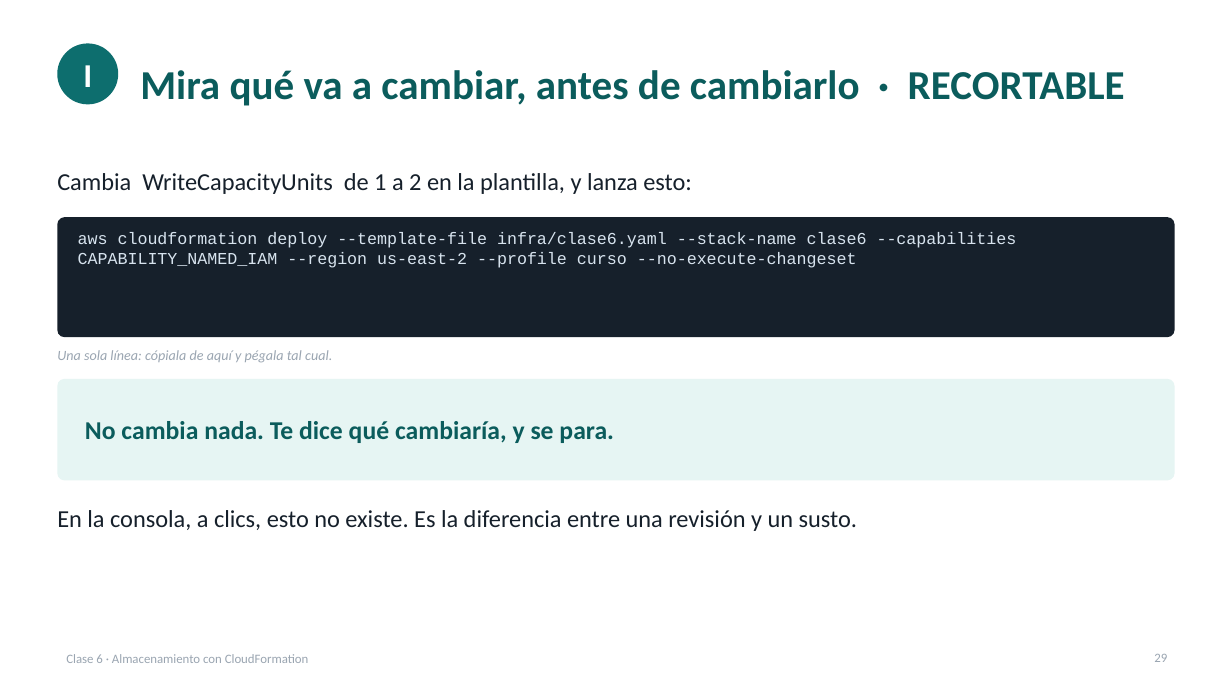
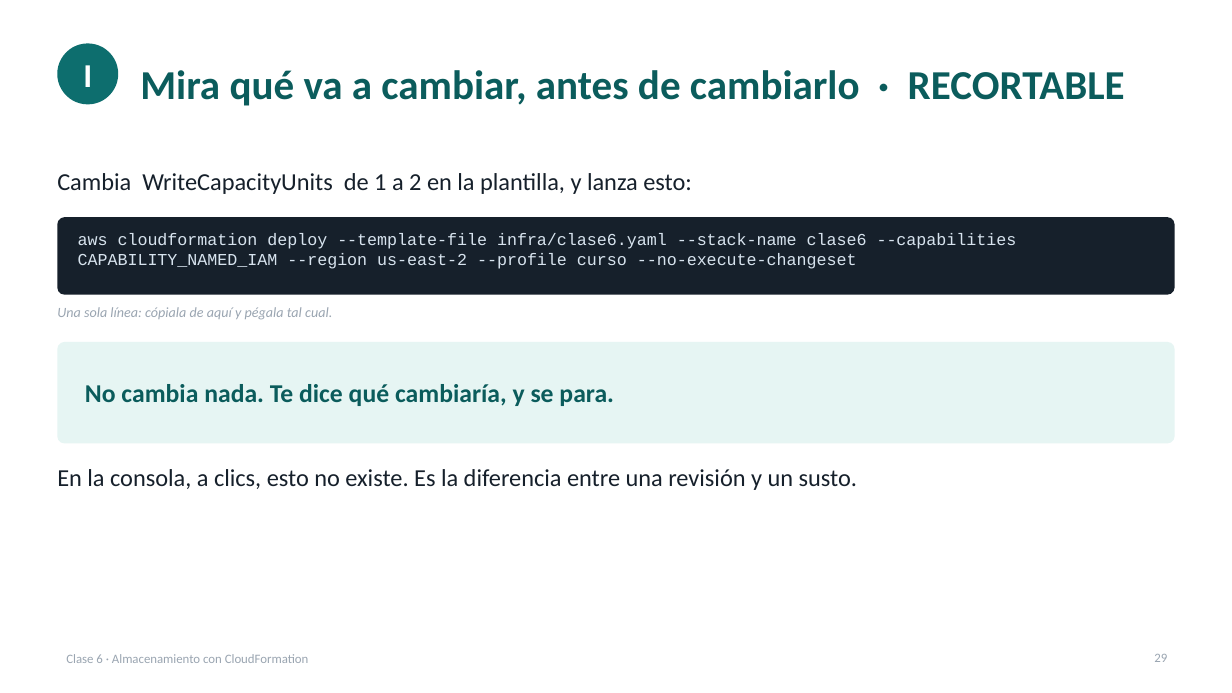
Before and after one commit to cesaraul/IOT_DEVELOPER_AWS, a slide deck: slide 29 of docs/clases/clase-06-almacenamiento-y-cloudformation.pptx. Drawn at 1232x693 pixels with LibreOffice and Linux fonts; fonts in the diff are those of the drawing. Boxes give left, top, right and bottom in pixels: in the first picture for what was removed or moved away, otherwise in the second. Text is boxed around its words. In the diff, an @@ line names an element or a change of style, - is before the commit and + after.

Commit message:
Ajustar las cajas de comando de la clase 6
Tenian altura fija y la mayoria salia medio vacia: en once diapositivas
quedaba un hueco oscuro bajo el texto. Ahora la altura se calcula a
partir del propio comando -medido sobre el render, a 13pt en Consolas
entran unos 105 caracteres por linea- y las cajas de salida se ajustan
contando sus saltos de linea.

Reflujo del contenido que iba debajo en esas diapositivas. Revisadas las
33 otra vez: validacion correcta y sin solapes ni desbordes.

```diff
--- a/docs/clases/clase-06-almacenamiento-y-cloudformation.pptx
+++ b/docs/clases/clase-06-almacenamiento-y-cloudformation.pptx
@@ rounded rectangle: place and size @@
-rounded rectangle at box(57, 217, 1175, 337)
+rounded rectangle at box(57, 217, 1175, 295)
@@ rounded rectangle at box(57, 217, 1175, 295): proportions changed @@
@@ text "Una sola línea: cópiala de ...": place and size @@
-text "Una sola línea: cópiala de ..." at box(57, 350, 332, 362)
+text "Una sola línea: cópiala de ..." at box(57, 307, 332, 319)
@@ rounded rectangle: place and size @@
-rounded rectangle at box(57, 379, 1175, 481)
+rounded rectangle at box(57, 342, 1175, 444)
@@ text "No cambia nada. Te dice ...": place and size @@
-text "No cambia nada. Te dice ..." at box(85, 421, 614, 443)
+text "No cambia nada. Te dice ..." at box(85, 384, 614, 406)
@@ text "En la consola, a clics, ...": place and size @@
-text "En la consola, a clics, ..." at box(57, 510, 857, 531)
+text "En la consola, a clics, ..." at box(57, 469, 857, 490)
```
Also in this commit, not shown: 10 other slides changed, 1 other file.
